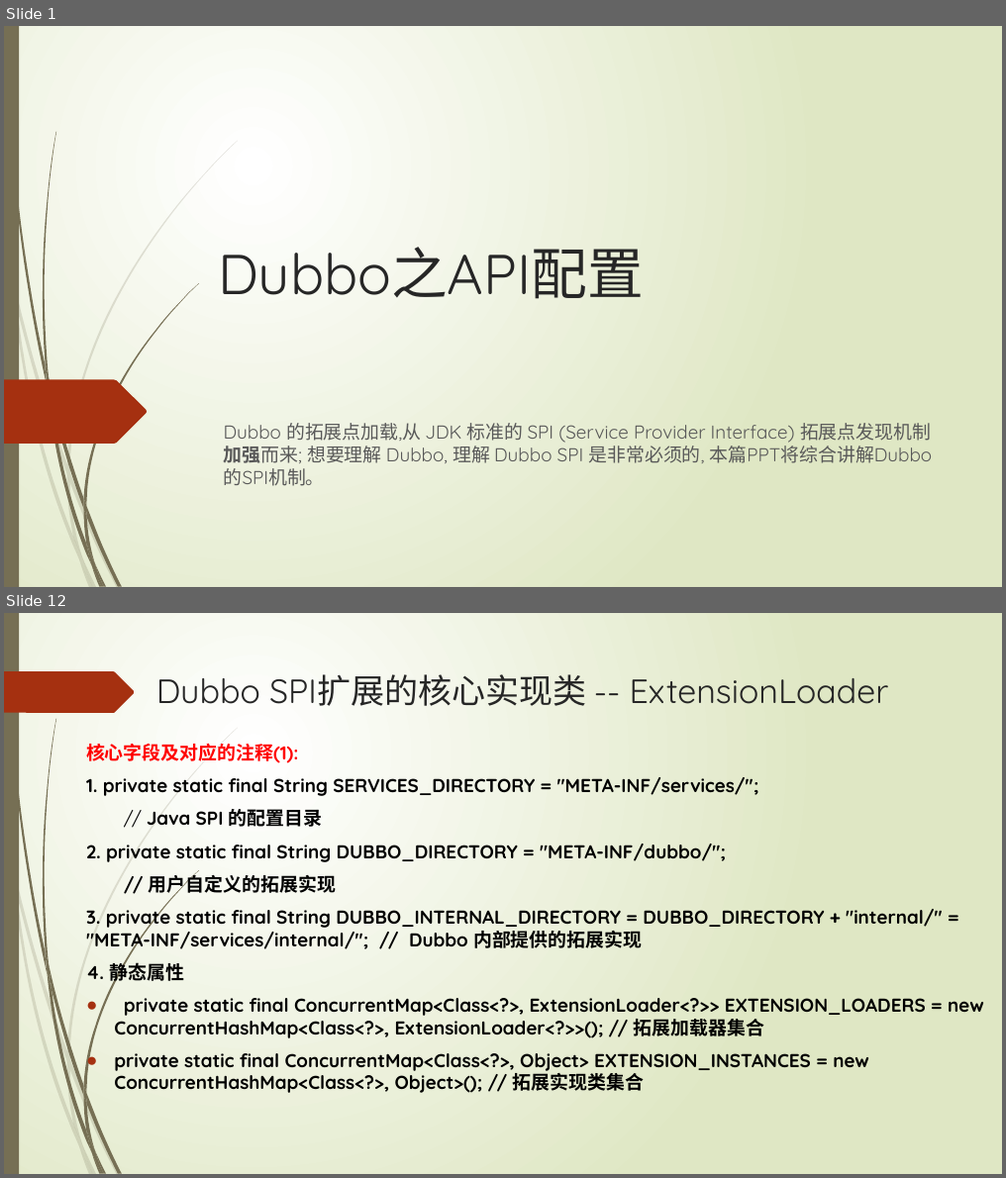
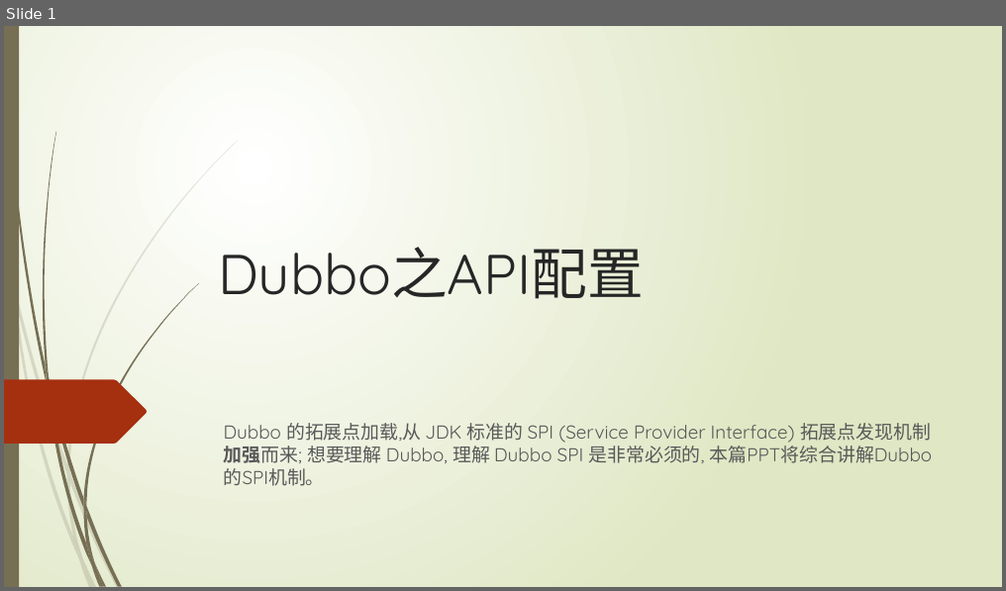
Before and after one commit to ityongman/Source_code_from-entry_to_giveup, a slide deck: dubbo/Dubbo 分析之API配置 v1.0 (二).pptx. Shown one above the other, each under a label of ours: slides 1 and 12 before the commit, slide 1 after it; the slides between them are not shown. The pictures are 1006x1178 and 1006x591 pixels, drawn with LibreOffice and Linux fonts; fonts in the diff are those of the drawing. Boxes give left, top, right and bottom in pixels: in the first picture for what was removed or moved away, otherwise in the second. Text is boxed around its words. In the diff, an @@ line names an element or a change of style, - is before the commit and + after.

Commit message:
增加dubbo服务暴露相关的ppt和对应的图例

```diff
--- a/dubbo/Dubbo 分析之API配置 v1.0 (二).pptx
+++ b/dubbo/Dubbo 分析之API配置 v1.0 (二).pptx
@@ slide 12 removed at (x1=4, y1=613, x2=1002, y2=1174), background gradient #FFFFFF to #DFE8C4; not listed: 23 template elements that a slide beside it also shows @@
@@ freeform shape removed at (x1=4, y1=671, x2=135, y2=713) @@
@@ title removed at (x1=156, y1=674, x2=889, y2=706) @@
-Dubbo SPI扩展的核心实现类 -- ExtensionLoader
@@ text removed at (x1=86, y1=744, x2=984, y2=1093) @@
-核心字段及对应的注释(1):
-1. private static final String SERVICES_DIRECTORY = "META-INF/services/";
-// Java SPI 的配置目录
-2. private static final String DUBBO_DIRECTORY = "META-INF/dubbo/";
-// 用户自定义的拓展实现
-3. private static final String DUBBO_INTERNAL_DIRECTORY = DUBBO_DIRECTORY + "internal/" = "META-INF/services/internal/"; // Dubbo 内部提供的拓展实现
-4. 静态属性
-● private static final ConcurrentMap<Class<?>, ExtensionLoader<?>> EXTENSION_LOADERS = new ConcurrentHashMap<Class<?>, ExtensionLoader<?>>(); // 拓展加载器集合
-● private static final ConcurrentMap<Class<?>, Object> EXTENSION_INSTANCES = new ConcurrentHashMap<Class<?>, Object>(); // 拓展实现类集合
```
Also in this commit, not shown: 13 slides added, 22 other slides removed, 6 other files.
